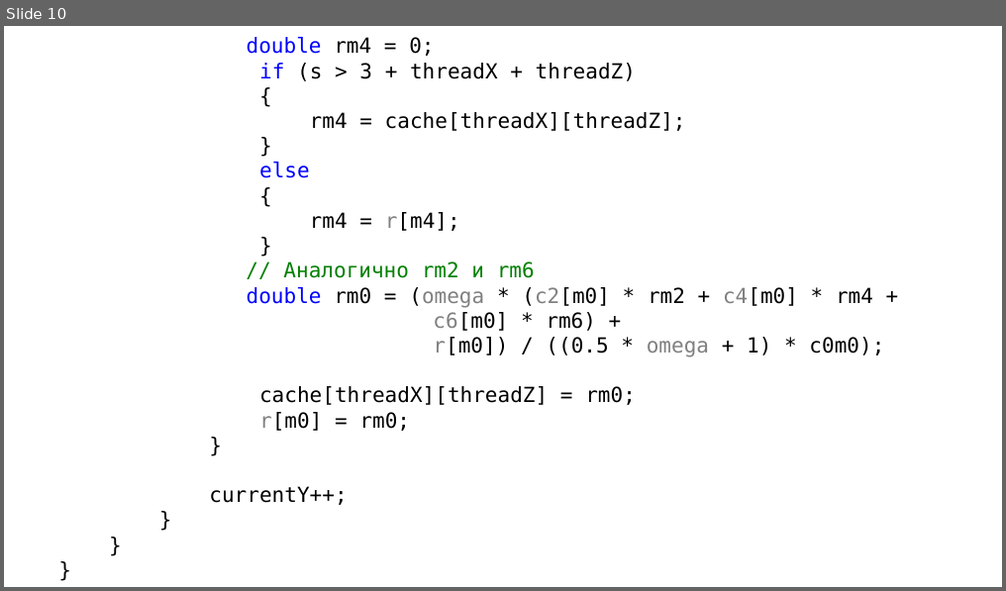
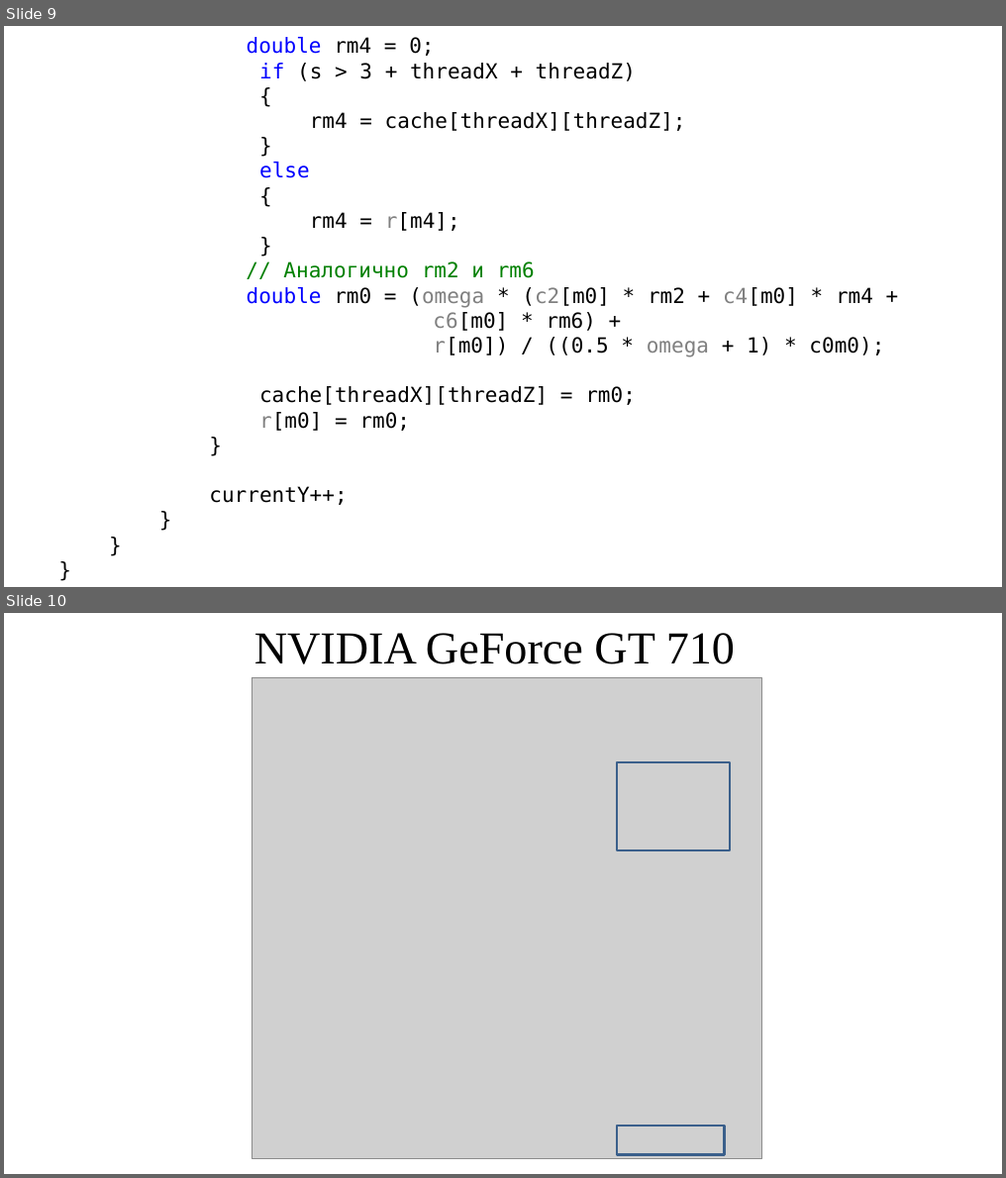
Before and after one commit to LitvinovVN/CudaLearning, a slide deck: _09_PtmConvTest/ptm conveyor.pptx. Shown one above the other, each under a label of ours: slide 10 before the commit, slides 9 and 10 after it. The pictures are 1006x591 and 1006x1178 pixels, drawn with LibreOffice and Linux fonts; fonts in the diff are those of the drawing; grey boxes stand for pictures. Boxes give left, top, right and bottom in pixels: in the first picture for what was removed or moved away, otherwise in the second. Text is boxed around its words. In the diff, an @@ line names an element or a change of style, - is before the commit and + after.

```diff
--- a/_09_PtmConvTest/ptm conveyor.pptx
+++ b/_09_PtmConvTest/ptm conveyor.pptx
@@ slide 10 added at <box>4,613,1002,1174</box>, background #FFFFFF @@
@@ title added at <box>254,633,735,664</box>, 44 pt, text #000000 @@
+NVIDIA GeForce GT 710
@@ picture added at <box>252,677,762,1158</box> @@
@@ rectangle added at <box>617,762,731,851</box>, outline #3A5F8C 2.5 pt @@
@@ rectangle added at <box>617,1126,725,1155</box>, outline #3A5F8C 2.5 pt @@
@@ what was slide 10 is now slide 9 @@
```
Also in this commit, not shown: 2 slides changed, 2 other slides added, 1 other file.
